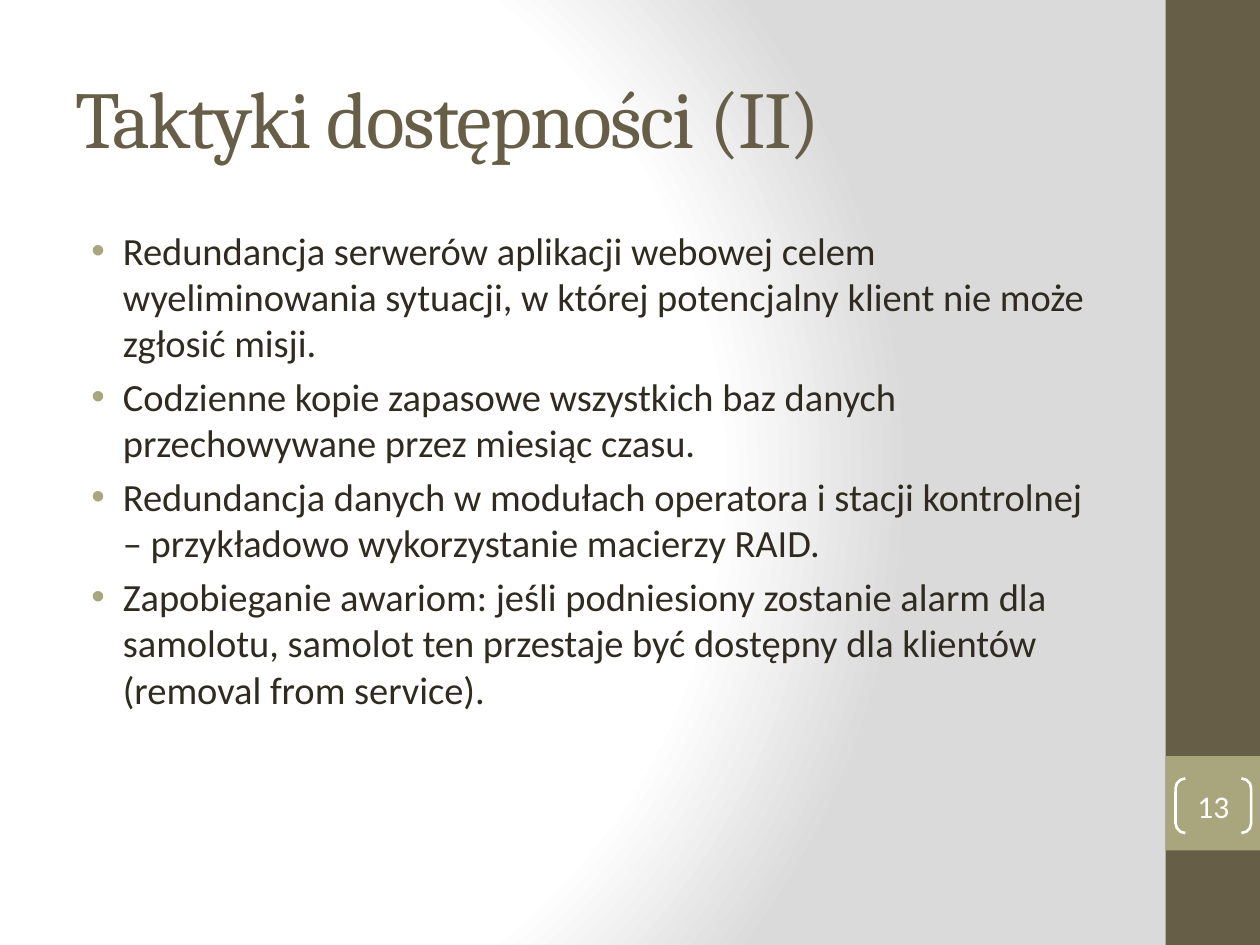
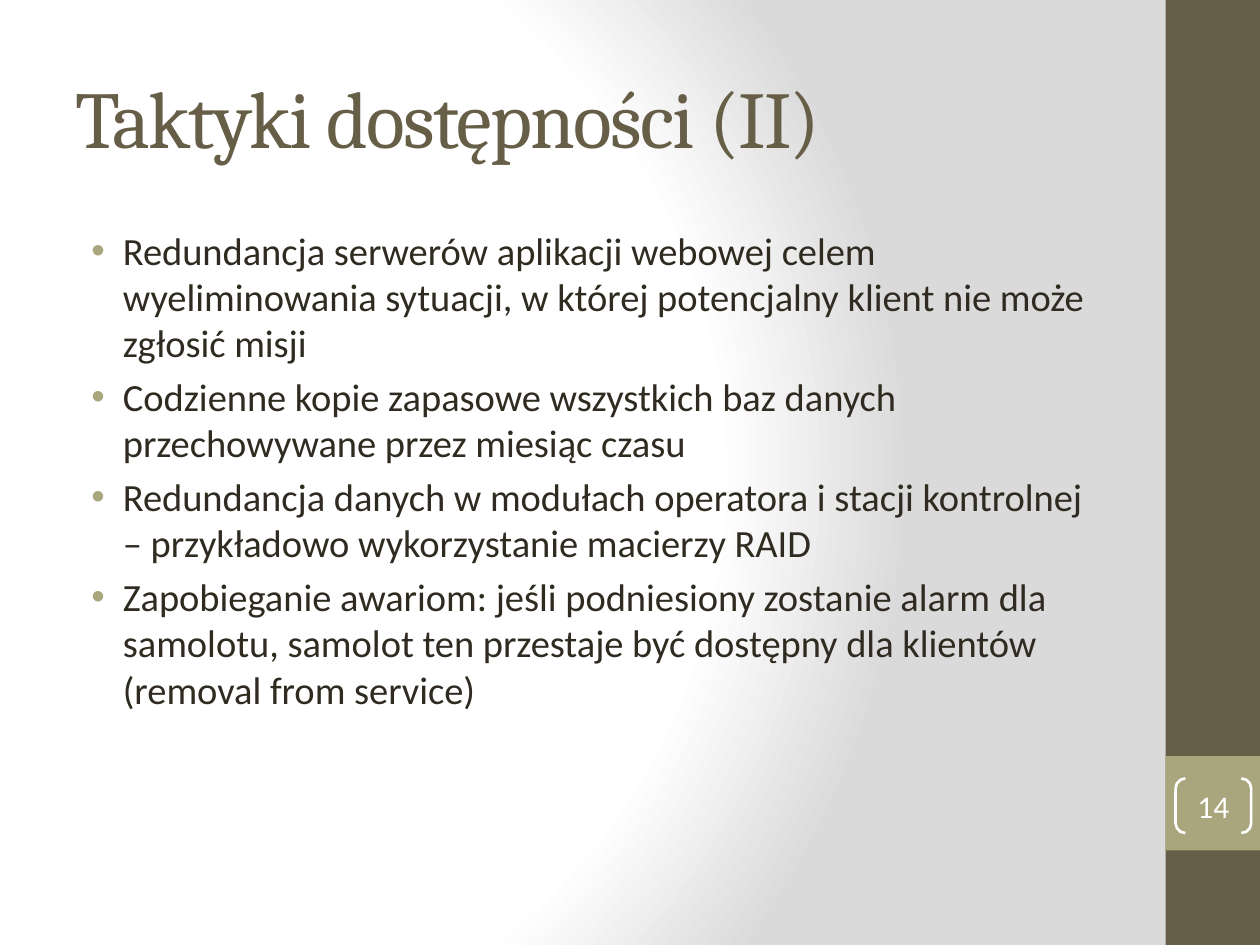
Before and after one commit to manisero/SemesterX, a slide deck: slide 14 of AIS/projekt/etap1/etap1.pptx (slide 13 before the commit). Drawn at 1260x945 pixels with LibreOffice and Linux fonts; fonts in the diff are those of the drawing. Boxes give left, top, right and bottom in pixels: in the first picture for what was removed or moved away, otherwise in the second. Text is boxed around its words. In the diff, an @@ line names an element or a change of style, - is before the commit and + after.

```diff
--- a/AIS/projekt/etap1/etap1.pptx
+++ b/AIS/projekt/etap1/etap1.pptx
@@ text at bbox=[123, 238, 1084, 709]: text changed @@
-• Redundancja serwerów aplikacji webowej celem wyeliminowania sytuacji, w której potencjalny klient nie może zgłosić misji.
-• Codzienne kopie zapasowe wszystkich baz danych przechowywane przez miesiąc czasu.
-• Redundancja danych w modułach operatora i stacji kontrolnej – przykładowo wykorzystanie macierzy RAID.
-• Zapobieganie awariom: jeśli podniesiony zostanie alarm dla samolotu, samolot ten przestaje być dostępny dla klientów (removal from service).
+• Redundancja serwerów aplikacji webowej celem wyeliminowania sytuacji, w której potencjalny klient nie może zgłosić misji
+• Codzienne kopie zapasowe wszystkich baz danych przechowywane przez miesiąc czasu
+• Redundancja danych w modułach operatora i stacji kontrolnej – przykładowo wykorzystanie macierzy RAID
+• Zapobieganie awariom: jeśli podniesiony zostanie alarm dla samolotu, samolot ten przestaje być dostępny dla klientów (removal from service)
@@ page number at bbox=[1197, 798, 1229, 818]: text changed @@
-13
+14
```
Also in this commit, not shown: 5 other slides changed, 2 slides added, 1 other file.
